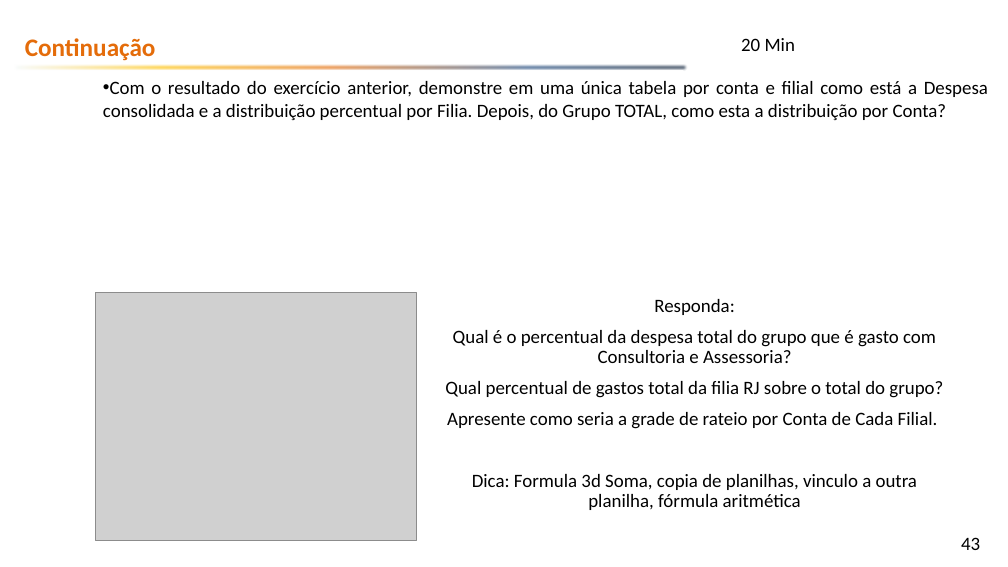
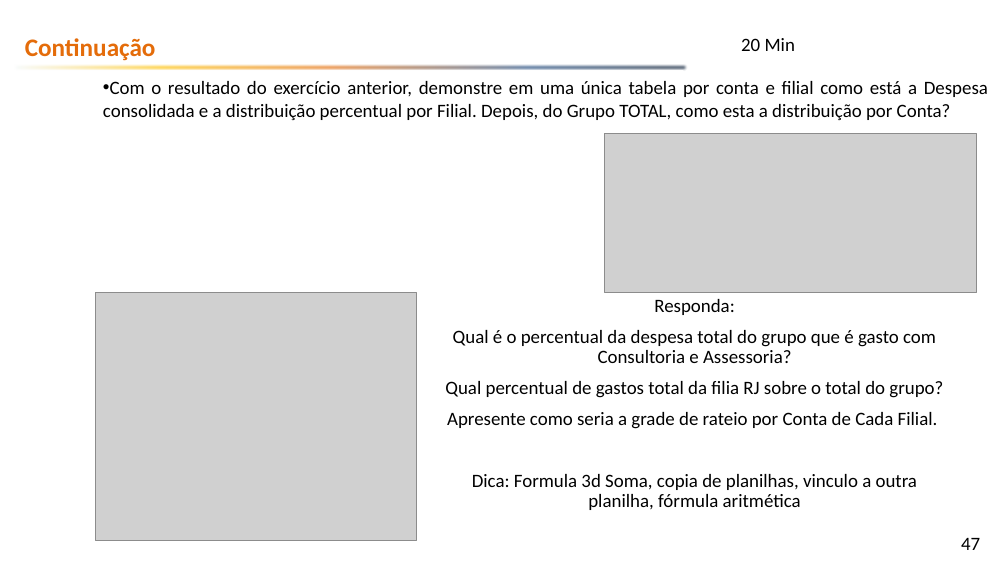
Before and after one commit to emerson-fenrir/Excel_Basico, a slide deck: slide 47 of Professor/Aula3.pptx (slide 43 before the commit). Drawn at 1008x567 pixels with LibreOffice and Linux fonts; fonts in the diff are those of the drawing; grey boxes stand for pictures; background and template pictures are left out. Boxes give left, top, right and bottom in pixels: in the first picture for what was removed or moved away, otherwise in the second. Text is boxed around its words. In the diff, an @@ line names an element or a change of style, - is before the commit and + after.

```diff
--- a/Professor/Aula3.pptx
+++ b/Professor/Aula3.pptx
@@ subtitle at [103,81,988,120]: text changed @@
-• Com o resultado do exercício anterior, demonstre em uma única tabela por conta e filial como está a Despesa consolidada e a distribuição percentual por Filia. Depois, do Grupo TOTAL, como esta a distribuição por Conta?
+• Com o resultado do exercício anterior, demonstre em uma única tabela por conta e filial como está a Despesa consolidada e a distribuição percentual por Filial. Depois, do Grupo TOTAL, como esta a distribuição por Conta?
@@ picture added at [605,134,977,293] @@
@@ page number at [961,538,980,550]: text changed @@
-43
+47
```
Also in this commit, not shown: 7 other slides changed, 6 slides added, 57 other files.
